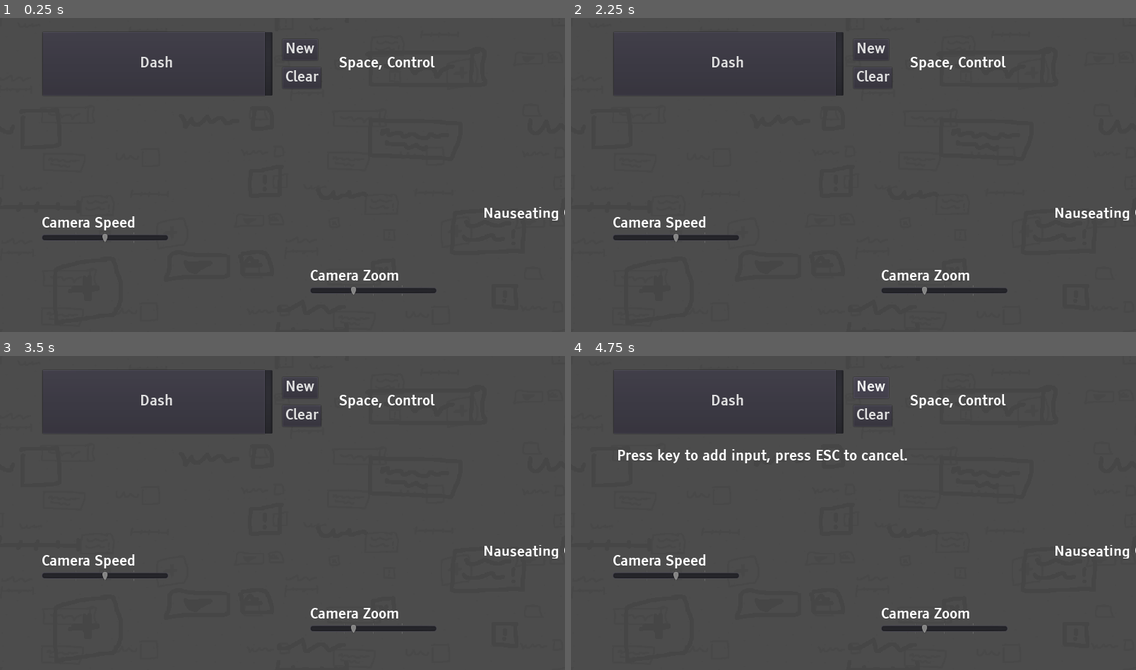
Above: before the commit, frames 1-4 (two rows, left to right).
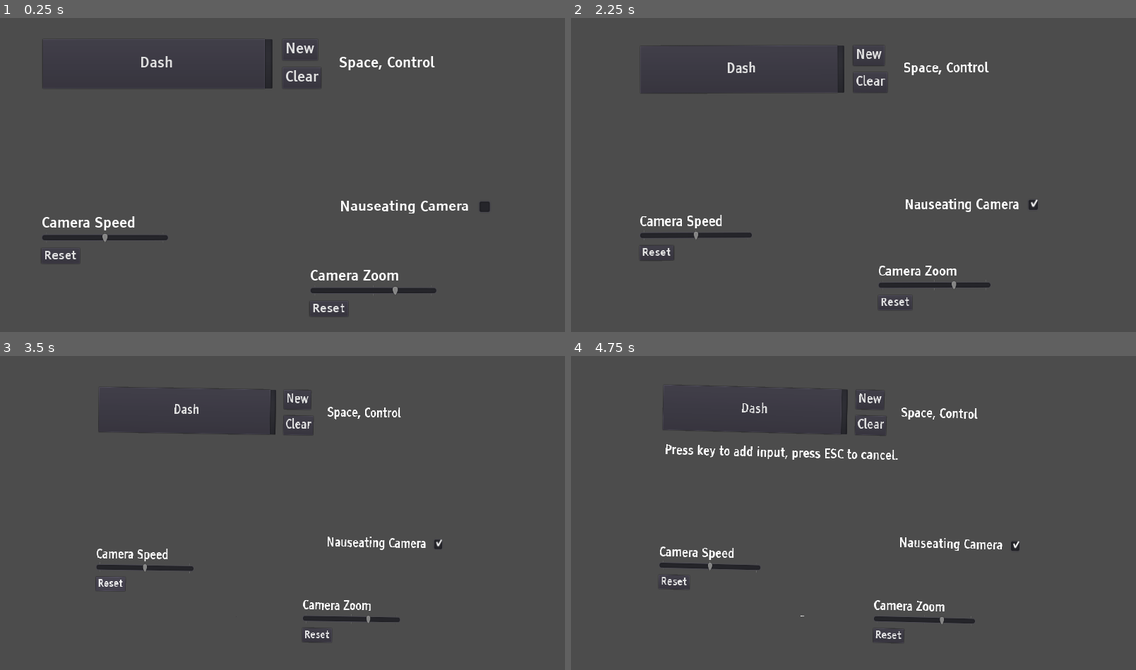
Above: after the commit, the same moments.

Repository: mOtHNOg/GWJ37---Inside-the-machine
Game: Godot game, scene res://scenes/World.tscn
The game is run twice, just before and just after one commit, with the same random seed, the same clock (stepped at 60 frames per second) and the same inputs.
Inputs (mouse positions are in pixels of both pictures, inside the frame that each line leads up to):
- Up to frame 1 (0.25 s): no input
- Up to frame 2 (2.25 s): click "Dash" at 0.5 s; click "Clear" at 1.25 s; click (1056, 206) at 2.02 s
- Up to frame 3 (3.5 s): click (101, 597) at 2.75 s, where only the run after the commit has a clickable "Reset"
- Up to frame 4 (4.75 s): click "New" at 3.5 s; click "New" at 4.25 s

The runs differ from the first frame. In frame 1, 0.9% of the frame differs, in the area x 7-100%, y 4-94%; in frame 2, 3.5%; in frame 3, 3.7%; in frame 4, 4.8%, in the area x 7-100%, y 4-92%.

Commit message:
secret button and shuffle positions function

Diff:
--- /dev/null
+++ b/assets/font/default_font_medium.tres
@@ -0,0 +1,7 @@
+[gd_resource type="DynamicFont" load_steps=2 format=2]
+
+[ext_resource path="res://assets/font/TiresiasInfofont-OVA33.ttf" type="DynamicFontData" id=1]
+
+[resource]
+size = 28
+font_data = ExtResource( 1 )
--- a/scenes/ControllableCamera.gd
+++ b/scenes/ControllableCamera.gd
@@ -80,6 +80,7 @@
 	blur_mat.set_shader_param("strength", blur_strength)
 
 	# apply zoom w/ multiplier
+#	zoom = cam_zoom * ( 1 - Settings.cam_zoom_multiplier )
 	zoom = cam_zoom * Settings.cam_zoom_multiplier
 
 	# NAUSEATING CAMERA WOOOOOOOOO!!!!!
--- /dev/null
+++ b/scenes/World.gd
@@ -0,0 +1,30 @@
+extends Control
+
+export var shuffle_positions: bool = false
+
+func _ready() -> void:
+	if shuffle_positions:
+		shuffle_positions()
+
+func shuffle_positions() -> void:
+	var shuffle_node_parents: Array = [$Checkboxes, $Sliders]
+	var shuffle_nodes: Array = []
+	var shuffle_nodes_pos: Array = []
+
+	# add children of ui elemenet groups to new array
+	for parent in shuffle_node_parents:
+		if parent is Control:
+			shuffle_nodes.append_array(parent.get_children())
+
+	# put positions of the children into a seperate array
+	for node in shuffle_nodes:
+		if node is Control:
+			shuffle_nodes_pos.append(node.rect_position)
+
+	# randomize those positions!
+	shuffle_nodes_pos.shuffle()
+
+	# apply the randomized positions to the nodes
+	for i in shuffle_nodes.size():
+		print(shuffle_nodes[i])
+		shuffle_nodes[i].rect_position = shuffle_nodes_pos[i]
--- a/scenes/World.tscn
+++ b/scenes/World.tscn
@@ -1,47 +1,18 @@
-[gd_scene load_steps=8 format=2]
+[gd_scene load_steps=6 format=2]
 
 [ext_resource path="res://scenes/ui/MyCheckBox.tscn" type="PackedScene" id=1]
 [ext_resource path="res://scenes/ControllableCamera.tscn" type="PackedScene" id=2]
 [ext_resource path="res://scenes/ui/InputConfig.tscn" type="PackedScene" id=3]
 [ext_resource path="res://scenes/ui/MySlider.tscn" type="PackedScene" id=4]
-[ext_resource path="res://assets/art/backgrounds/sbits and sbobs.png" type="Texture" id=5]
-[ext_resource path="res://assets/art/backgrounds/bits and bobs.png" type="Texture" id=6]
-[ext_resource path="res://assets/art/backgrounds/backest ground.png" type="Texture" id=7]
+[ext_resource path="res://scenes/World.gd" type="Script" id=5]
 
 [node name="World" type="Control"]
 anchor_right = 1.0
 anchor_bottom = 1.0
+script = ExtResource( 5 )
 __meta__ = {
 "_edit_lock_": true
 }
-
-[node name="ParallaxBackground" type="ParallaxBackground" parent="."]
-
-[node name="ParallaxLayer" type="ParallaxLayer" parent="ParallaxBackground"]
-motion_scale = Vector2( 0.125, 0.125 )
-motion_mirroring = Vector2( 1280, 720 )
-
-[node name="bits and bobs" type="Sprite" parent="ParallaxBackground/ParallaxLayer"]
-modulate = Color( 1, 1, 1, 0.333333 )
-texture = ExtResource( 7 )
-centered = false
-
-[node name="ParallaxLayer2" type="ParallaxLayer" parent="ParallaxBackground"]
-motion_scale = Vector2( 0.25, 0.25 )
-motion_mirroring = Vector2( 1280, 720 )
-
-[node name="bits and bobs" type="Sprite" parent="ParallaxBackground/ParallaxLayer2"]
-modulate = Color( 1, 1, 1, 0.686275 )
-texture = ExtResource( 5 )
-centered = false
-
-[node name="ParallaxLayer3" type="ParallaxLayer" parent="ParallaxBackground"]
-motion_scale = Vector2( 0.5, 0.5 )
-motion_mirroring = Vector2( 1280, 720 )
-
-[node name="bits and bobs" type="Sprite" parent="ParallaxBackground/ParallaxLayer3"]
-texture = ExtResource( 6 )
-centered = false
 
 [node name="ControllableCamera" parent="." instance=ExtResource( 2 )]
 position = Vector2( 640, 360 )
@@ -64,6 +35,14 @@
 label_text = "Nauseating Camera"
 warning_text = "DO NOT PRESS THIS"
 setting = "nauseating_camera"
+
+[node name="SecretCheckbox" parent="Checkboxes" instance=ExtResource( 1 )]
+margin_left = 508.0
+margin_top = 616.0
+margin_right = 877.0
+margin_bottom = 654.24
+rect_scale = Vector2( 0.05, 0.05 )
+label_text = "Secret Checkbox"
 
 [node name="Sliders" type="Control" parent="."]
 margin_right = 40.0
@@ -88,5 +67,5 @@
 anchor_bottom = 14.3444
 label_text = "Camera Zoom"
 setting = "cam_zoom_multiplier"
-custom_min_value = 0.5
-custom_max_value = 2.0
+custom_min_value = 0.1
+custom_max_value = 1.4
--- a/scenes/ui/InputConfig.tscn
+++ b/scenes/ui/InputConfig.tscn
@@ -40,9 +40,9 @@
 "button",
 ]]
 margin_left = 97.0
-margin_top = 32.0
+margin_top = 48.0
 margin_right = 617.0
-margin_bottom = 176.0
+margin_bottom = 160.0
 focus_mode = 0
 theme = SubResource( 6 )
 custom_icons/arrow = SubResource( 1 )
@@ -65,9 +65,9 @@
 
 [node name="PressKeyIndicator" type="Label" parent="."]
 margin_left = 104.0
-margin_top = 192.0
-margin_right = 736.0
-margin_bottom = 264.0
+margin_top = 176.0
+margin_right = 761.0
+margin_bottom = 248.0
 custom_fonts/font = ExtResource( 2 )
 text = "Press key to add input, press ESC to cancel."
 valign = 1
--- a/scenes/ui/MyCheckBox.gd
+++ b/scenes/ui/MyCheckBox.gd
@@ -6,10 +6,11 @@
 	if show_warning:
 		checkbox.rect_position.y += 16
 
-func _process(delta) -> void:
+func _process(_delta) -> void:
 
 	# If setting is changed from an external source, button will update
-	checkbox.pressed = Settings.get(setting)
+	if Settings.get(setting) != null:
+		checkbox.pressed = Settings.get(setting)
 
 func _on_CheckBox_toggled(button_pressed):
 	Settings.set(setting, button_pressed)
--- a/scenes/ui/MyCheckBox.tscn
+++ b/scenes/ui/MyCheckBox.tscn
@@ -16,8 +16,10 @@
 }
 
 [node name="Label" type="Label" parent="."]
-margin_right = 288.0
-margin_bottom = 33.0
+margin_left = -324.0
+margin_top = -16.0
+margin_right = -36.0
+margin_bottom = 17.0
 grow_horizontal = 0
 custom_fonts/font = ExtResource( 1 )
 text = "checkbox"
@@ -28,9 +30,9 @@
 }
 
 [node name="Warning" type="Label" parent="."]
-margin_left = -21.0
+margin_left = -328.0
 margin_top = 32.0
-margin_right = 288.0
+margin_right = -19.0
 margin_bottom = 65.0
 grow_horizontal = 0
 custom_fonts/font = ExtResource( 3 )
@@ -43,10 +45,10 @@
 [node name="CheckBox" type="CheckBox" parent="." groups=[
 "button",
 ]]
-margin_left = 312.0
-margin_top = 4.0
-margin_right = 336.0
-margin_bottom = 28.0
+margin_left = -12.0
+margin_top = -12.0
+margin_right = 12.0
+margin_bottom = 12.0
 rect_scale = Vector2( 2, 2 )
 rect_pivot_offset = Vector2( 12, 12 )
 focus_mode = 0
--- a/scenes/ui/MySlider.gd
+++ b/scenes/ui/MySlider.gd
@@ -5,11 +5,23 @@
 export var custom_min_value: float = 0.071
 export var custom_max_value: float = 0.071
 
+onready var default_value = slider.value
+
 func _ready():
 	if custom_min_value != 0.071:
 		slider.min_value = custom_min_value
 	if custom_max_value != 0.071:
 		slider.max_value = custom_max_value
 
+func _process(delta):
+
+	# If setting is changed from an external source, button will update
+	if Settings.get(setting) != null:
+		slider.value = Settings.get(setting)
+
 func _on_HSlider_value_changed(value):
 	Settings.set(setting, value)
+
+
+func _on_ResetButton_pressed():
+	slider.value = default_value
--- a/scenes/ui/MySlider.tscn
+++ b/scenes/ui/MySlider.tscn
@@ -1,7 +1,8 @@
-[gd_scene load_steps=3 format=2]
+[gd_scene load_steps=4 format=2]
 
 [ext_resource path="res://assets/font/default_font.tres" type="DynamicFont" id=1]
 [ext_resource path="res://scenes/ui/MySlider.gd" type="Script" id=2]
+[ext_resource path="res://assets/font/default_font_medium.tres" type="DynamicFont" id=3]
 
 [node name="MySlider" type="Control"]
 anchor_right = 0.228125
@@ -21,6 +22,19 @@
 "_edit_use_anchors_": false
 }
 
+[node name="ResetButton" type="Button" parent="." groups=[
+"button",
+]]
+margin_top = 72.0
+margin_right = 87.0
+margin_bottom = 107.0
+focus_mode = 0
+custom_fonts/font = ExtResource( 3 )
+text = "Reset"
+__meta__ = {
+"_edit_use_anchors_": false
+}
+
 [node name="HSlider" type="HSlider" parent="."]
 margin_top = 36.0
 margin_right = 192.0
@@ -30,9 +44,12 @@
 max_value = 2.0
 step = 0.1
 value = 1.0
-tick_count = 5
+scrollable = false
+tick_count = 3
+ticks_on_borders = true
 __meta__ = {
 "_edit_use_anchors_": false
 }
 
+[connection signal="pressed" from="ResetButton" to="." method="_on_ResetButton_pressed"]
 [connection signal="value_changed" from="HSlider" to="." method="_on_HSlider_value_changed"]
--- a/scripts/AudioManager.gd
+++ b/scripts/AudioManager.gd
@@ -39,11 +39,11 @@
 	p.play()
 
 
-func _button_click(garbage = null) -> void:
+func _button_click(_garbage = null) -> void:
 	play("res://assets/sound/button/click1.ogg", {"pitch_scale" : rand_range(0.75, 1.163)})
 
-func _button_press(garbage = null) -> void:
+func _button_press(_garbage = null) -> void:
 	play("res://assets/sound/button/press1.ogg", {"pitch_scale" : rand_range(0.86, 1.163)})
 
-func _button_release(garbage = null) -> void:
+func _button_release(_garbage = null) -> void:
 	play("res://assets/sound/button/release1.ogg", {"pitch_scale" : rand_range(0.86, 1.163)})
--- a/scripts/BaseUIElement.gd
+++ b/scripts/BaseUIElement.gd
@@ -10,7 +10,7 @@
 
 export var setting: String
 
-func _process(delta) -> void:
+func _process(_delta) -> void:
 	label.text = label_text
 
 	if warning != null:
